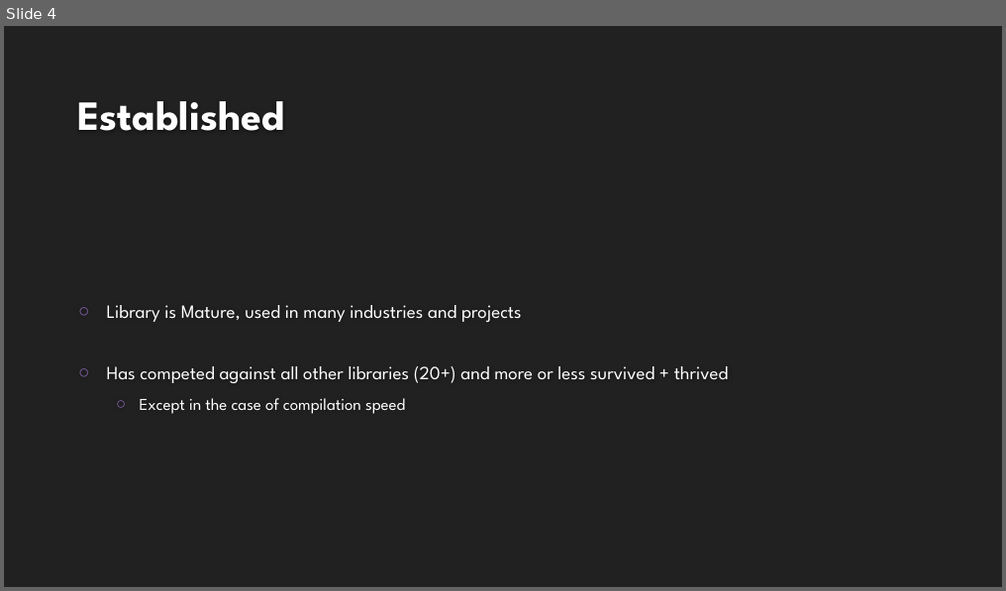
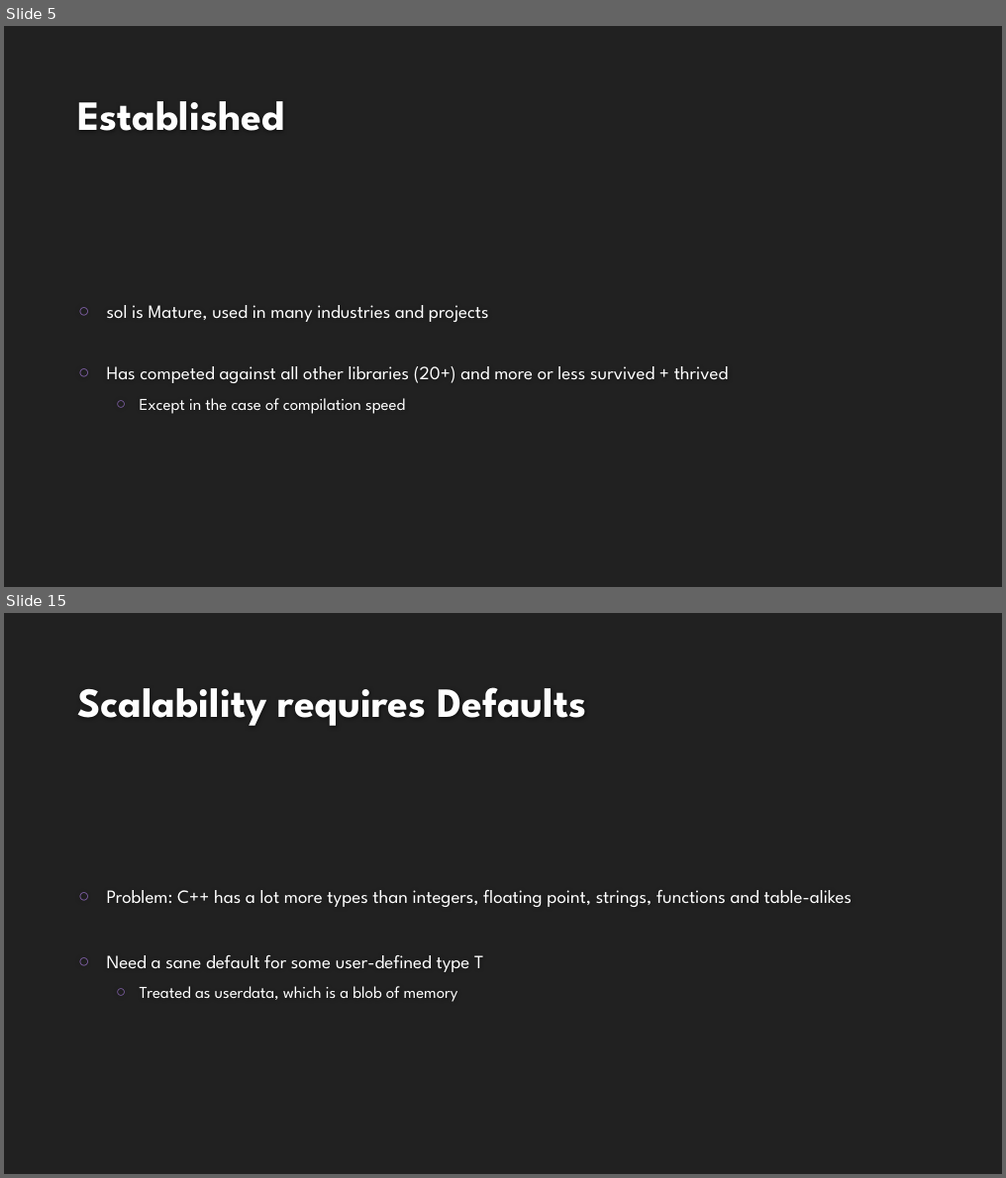
Before and after one commit to ThePhD/ThePhD.github.io, a slide deck: presentations/sol2/C++ Now/2018.03.28 - ThePhD - Compile Fast, Run Faster, Scale Forever.pptx. Shown one above the other, each under a label of ours: slide 4 before the commit, slides 5 and 15 after it; the slides between them are not shown. The pictures are 1006x591 and 1006x1178 pixels, drawn with LibreOffice and Linux fonts; fonts in the diff are those of the drawing; background and template pictures are left out. Boxes give left, top, right and bottom in pixels: in the first picture for what was removed or moved away, otherwise in the second. Text is boxed around its words. In the diff, an @@ line names an element or a change of style, - is before the commit and + after.

```diff
--- a/presentations/sol2/C++ Now/2018.03.28 - ThePhD - Compile Fast, Run Faster, Scale Forever.pptx
+++ b/presentations/sol2/C++ Now/2018.03.28 - ThePhD - Compile Fast, Run Faster, Scale Forever.pptx
@@ slide 15 added at bbox=[4, 613, 1002, 1174], background #212121 @@
@@ title added at bbox=[78, 687, 587, 726], 40 pt, text #FEFEFE, bold @@
+Scalability requires Defaults
@@ text added at bbox=[107, 890, 851, 1002], 18 pt, text #FFFFFF @@
+○ Problem: C++ has a lot more types than integers, floating point, strings, functions and table-alikes
+○ Need a sane default for some user-defined type T
+  ○ Treated as userdata, which is a blob of memory
@@ what was slide 4 is now slide 5 @@
@@ slide 5 changed as well @@
@@ text at bbox=[107, 305, 489, 322]: text changed @@
-○ Library is Mature, used in many industries and projects
+○ sol is Mature, used in many industries and projects
```
Also in this commit, not shown: 4 other slides changed, 53 other slides added, 5 other files.
